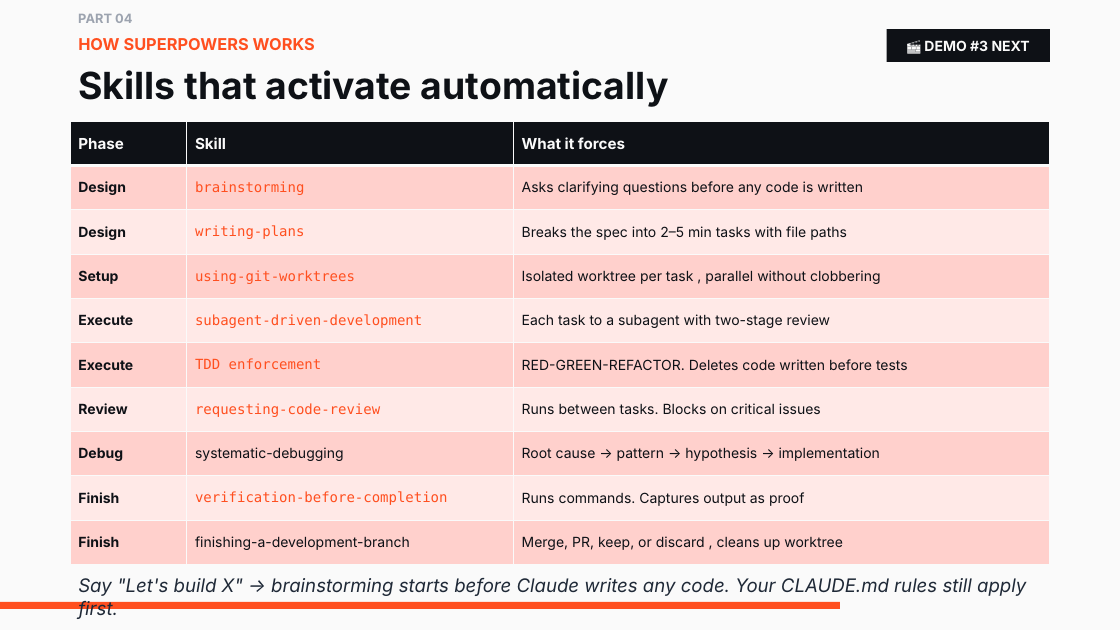
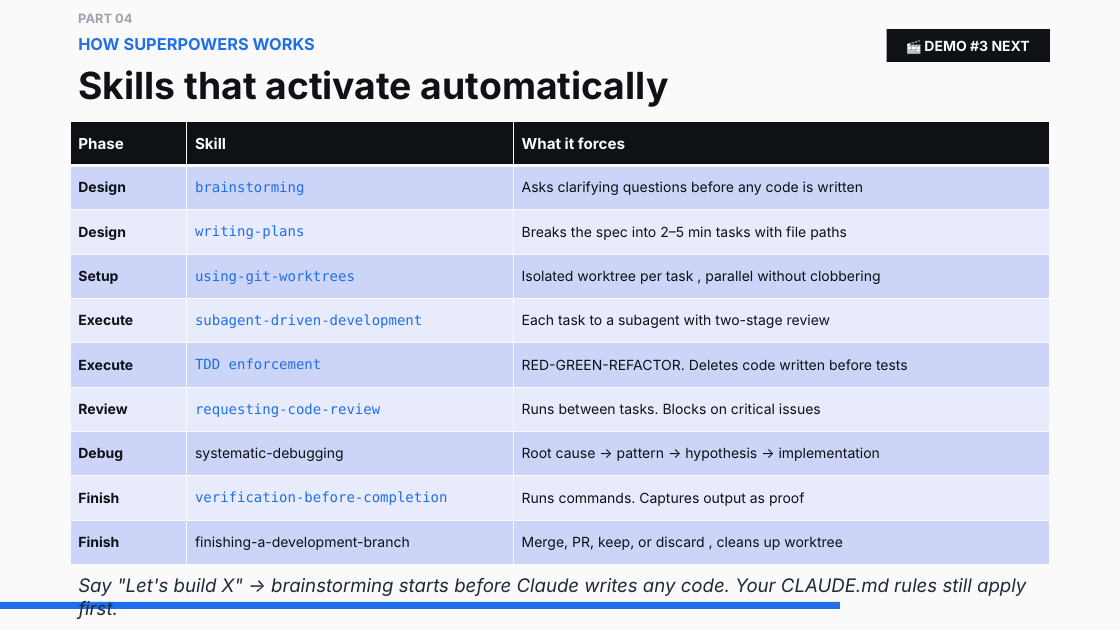
Before and after one commit to kbagher/agentic-coding-workshop, a slide deck: slide 19 of Agentic Coding.pptx. Drawn at 1120x630 pixels with LibreOffice and Linux fonts; fonts in the diff are those of the drawing. Boxes give left, top, right and bottom in pixels: in the first picture for what was removed or moved away, otherwise in the second. Text is boxed around its words. In the diff, an @@ line names an element or a change of style, - is before the commit and + after.

```diff
--- a/Agentic Coding.pptx
+++ b/Agentic Coding.pptx
@@ text "HOW SUPERPOWERS WORKS" at [78, 38, 315, 50]: text colour #FF4F1F to #1F6FEB @@
@@ table at [70, 121, 1050, 565] @@
@@ fill #FFD0CD to #CDD5F7 in 15 cells @@
@@ fill #FFE9E8 to #E8EBFB in 12 cells @@
@@ text colour #FF4F1F to #1F6FEB in "brainstorming", "writing-plans", "using-git-worktrees", "subagent-driven-development" and 3 more places @@
@@ rectangle at [0, 602, 840, 609]: fill #FF4F1F to #1F6FEB @@
```
Also in this commit, not shown: 22 other slides changed, 9 other files.
